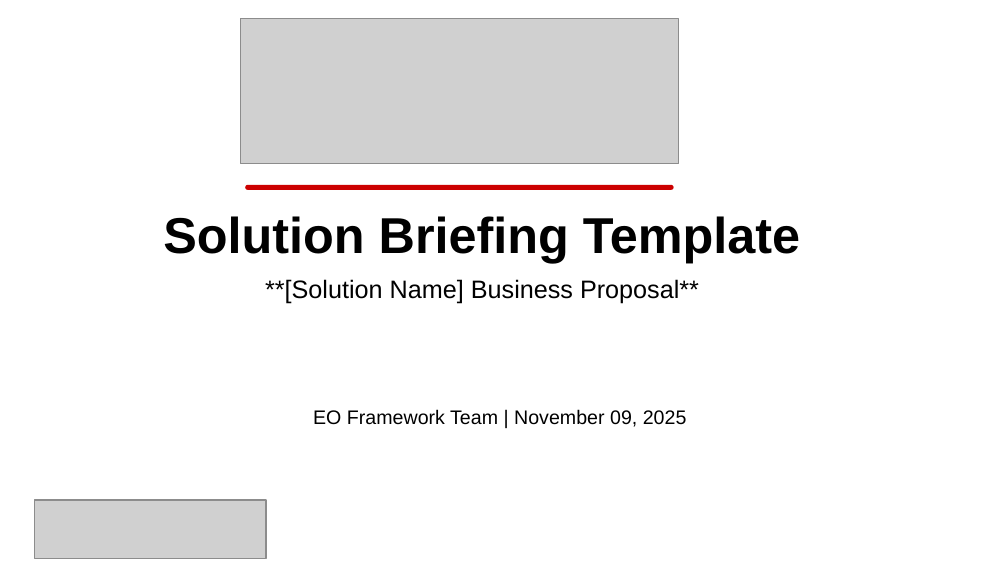
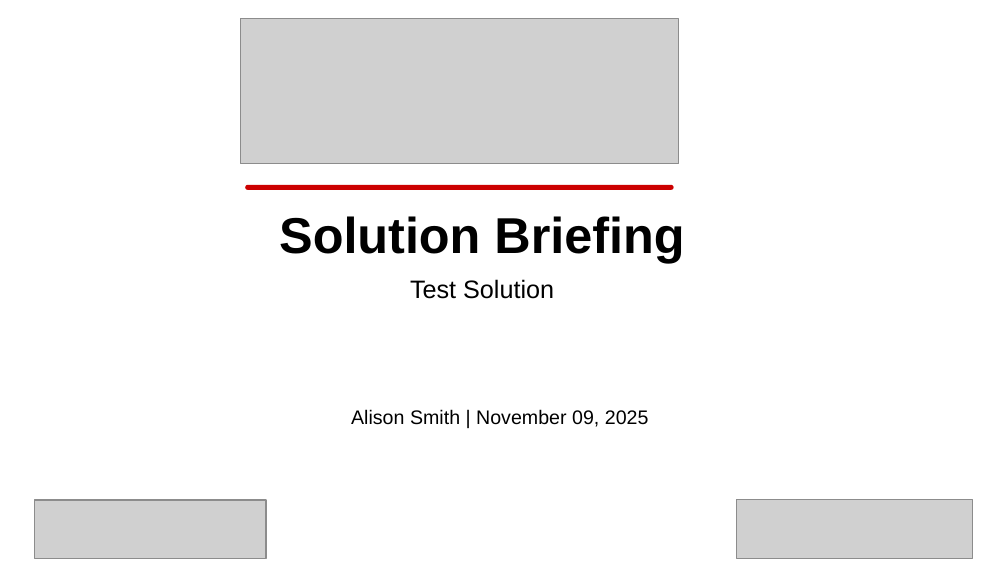
Before and after one commit to eoframework/solutions, a slide deck: slide 1 of solution-template/sample-provider/sample-category/sample-solution/presales/solution-briefing.pptx. Drawn at 1008x567 pixels with LibreOffice and Linux fonts; fonts in the diff are those of the drawing; grey boxes stand for pictures; background and template pictures are left out. Boxes give left, top, right and bottom in pixels: in the first picture for what was removed or moved away, otherwise in the second. Text is boxed around its words. In the diff, an @@ line names an element or a change of style, - is before the commit and + after.

```diff
--- a/solution-template/sample-provider/sample-category/sample-solution/presales/solution-briefing.pptx
+++ b/solution-template/sample-provider/sample-category/sample-solution/presales/solution-briefing.pptx
@@ text at bbox=[279, 216, 684, 263]: text changed @@
-Solution Briefing Template
+Solution Briefing
@@ text at bbox=[410, 279, 554, 299]: text changed @@
-**[Solution Name] Business Proposal**
+Test Solution
@@ text at bbox=[351, 409, 649, 427]: text changed @@
-EO Framework Team | November 09, 2025
+Alison Smith | November 09, 2025
@@ picture added at bbox=[737, 500, 973, 558] @@
```
Also in this commit, not shown: 5 other slides changed, 1 slide added, 13 slides removed, 2 other files.
